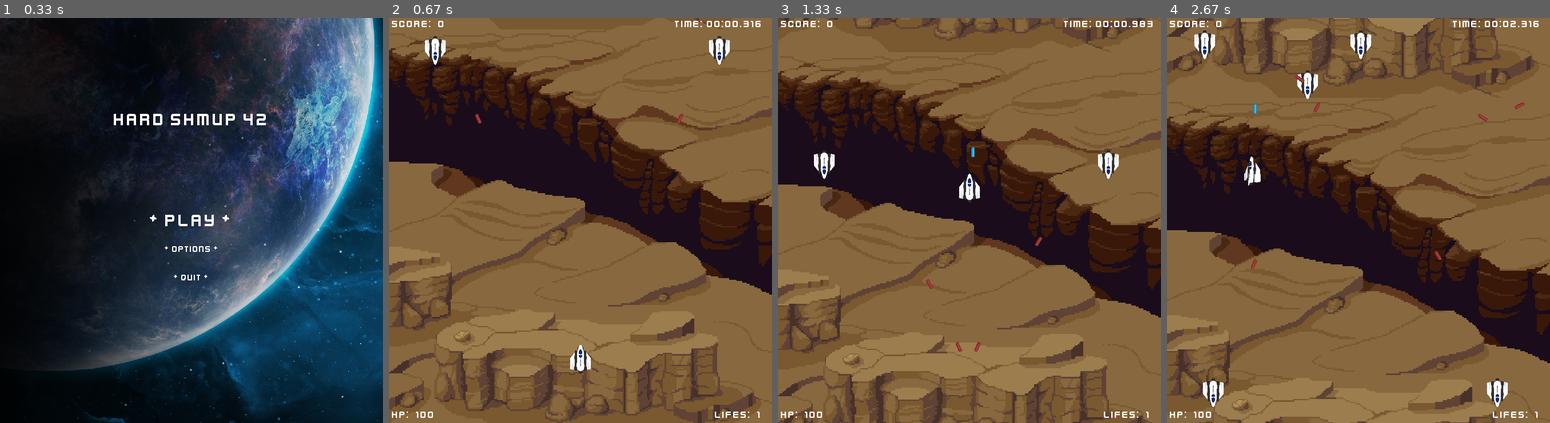
Above: before the commit, frames 1-4 (left to right).
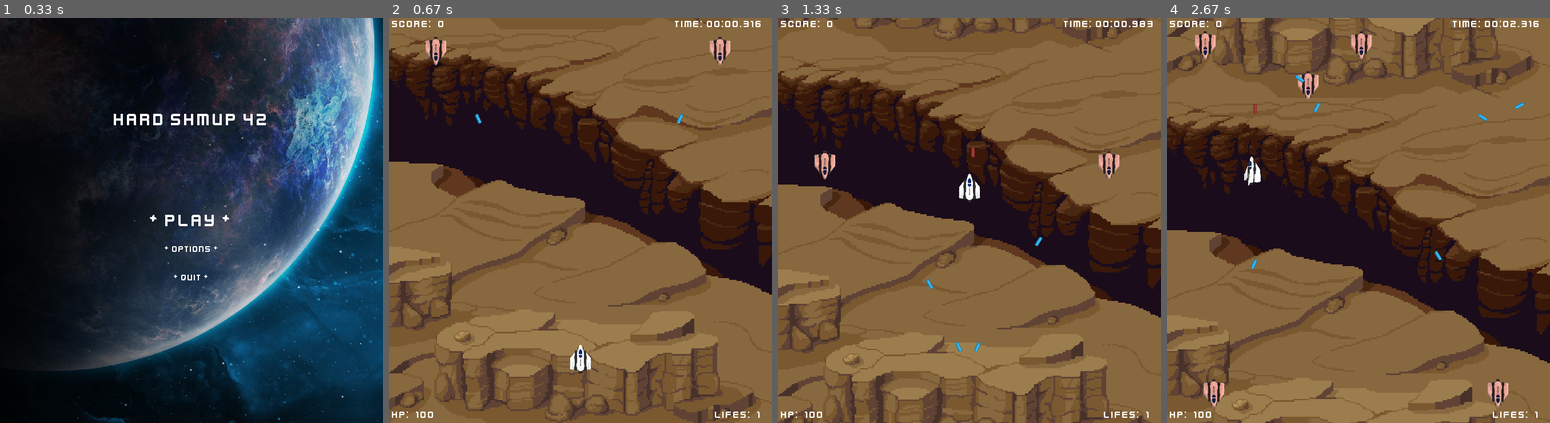
Above: after the commit, the same moments.

Repository: 2ndcouteau/Py_shmup
Game: pygame game, started from srcs/main.py
The game is run twice, just before and just after one commit, with the same random seed, the same clock (stepped at 60 frames per second) and the same inputs.
Inputs:
- Up to frame 1 (0.33 s): no input
- Up to frame 2 (0.67 s): tap Enter at 0.33 s
- Up to frame 3 (1.33 s): tap Space at 0.67, 1.07 s; hold Up from 1 s (still down)
- Up to frame 4 (2.67 s): tap Space at 1.37, 1.57, 1.87, 2.07, 2.37, 2.63 s; release Up at 1.47 s; hold Right 1.5-1.97 s; hold Left 2-2.53 s; tap E at 2.15 s; hold Down from 2.57 s (still down)

Frame 1 is identical in both runs. In frame 2, 0.5% of the frame differs, in the area x 9-90%, y 4-27%; in frame 3, 0.6%; in frame 4, 1.3%, in the area x 7-94%, y 2-97%.

Commit message:
[ADD] Add new enemy color model

Diff:
--- a/srcs/class_Enemy.py
+++ b/srcs/class_Enemy.py
@@ -11,6 +11,7 @@
 from constants			import (X_WINDOW, Y_WINDOW,
 								ENEMIES,
 								IMG_PLAYER,
+								IMG_ENEMY_1, IMG_ENEMY_2, IMG_ENEMY_3, IMG_ENEMY_4,
 								ENEMIES_SHOOT_FREQUENCY,
 								RED_ENEMY, WHITE, BLUE,
 								DOWN)
@@ -24,13 +25,13 @@
 		self.timer = 0
 
 		# Load image from media
-		self.image = IMG_PLAYER.convert_alpha()
+		self.image = IMG_ENEMY_4.convert_alpha()
 
 		# Scale player ship
 		self.size = self.image.get_size()	# Returns tupple
 		self.size = (self.size[0] / 3, self.size[1] / 3)
 		self.image = pygame.transform.scale(self.image, (int(self.size[0]), int(self.size[1])))
-		self.image = pygame.transform.rotate(self.image, 180);
+		# self.image = pygame.transform.rotate(self.image, 180);
 		self.hit_box_player = pygame.transform.scale(self.image, (int(self.size[0]) - 10, int(self.size[1]) - 10))
 
 		# Init player ship position
--- a/srcs/class_Shoot.py
+++ b/srcs/class_Shoot.py
@@ -23,9 +23,9 @@
 		# self.image = IMG_PLAYER.convert_alpha()
 		# g.Rect_entities.append(pygame.draw.circle(g.window, [120, 0, 255], (g.player.rect[0], g.player.rect[1] + 15), 5))
 		if (self.type == ALLIES):
+			self.image = IMG_LASER_ENEMY.convert_alpha()
+		else :
 			self.image = IMG_LASER_PLAYER.convert_alpha()
-		else :
-			self.image = IMG_LASER_ENEMY.convert_alpha()
 			self.sound = None
 
 
--- a/srcs/constants.py
+++ b/srcs/constants.py
@@ -37,6 +37,12 @@
 
 IMG_PLAYER = pygame.image.load(os.path.join(images_folder, "SF06.png"))
 IMG_PLAYER_SPRITES = pygame.image.load(os.path.join(images_folder, "SF06a_strip60.png"))
+IMG_ENEMY_1 = pygame.image.load(os.path.join(images_folder, "SF06_red.png"))
+IMG_ENEMY_2 = pygame.image.load(os.path.join(images_folder, "SF06_blue.png"))
+IMG_ENEMY_3 = pygame.image.load(os.path.join(images_folder, "SF06_sand.png"))
+IMG_ENEMY_4 = pygame.image.load(os.path.join(images_folder, "SF06_peach.png"))
+
+
 
 IMG_LASER_PLAYER = pygame.image.load(os.path.join(images_folder, "laserBlue.png"))
 IMG_LASER_ENEMY = pygame.image.load(os.path.join(images_folder, "laserRed.png"))
Binary file added: media/images/SF06_blue.png
Binary file added: media/images/SF06_peach.png
Binary file added: media/images/SF06_red.png
Binary file added: media/images/SF06_sand.png
Binary file added: media/images/SF06a_strip60_red.png
